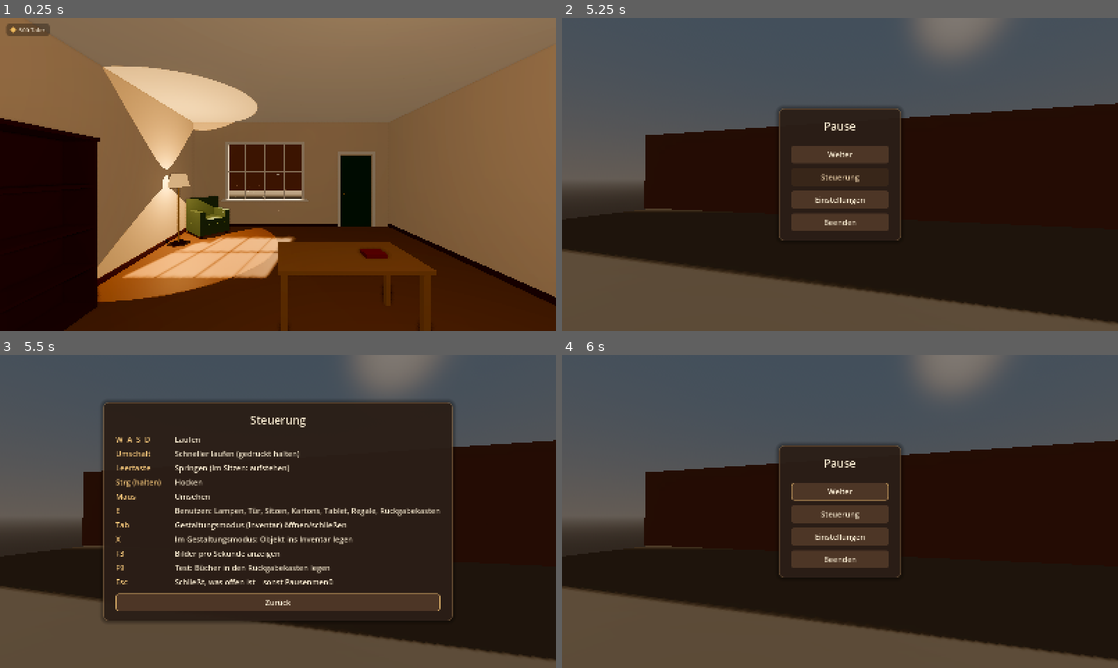
Above: before the commit, frames 1-4 (two rows, left to right).
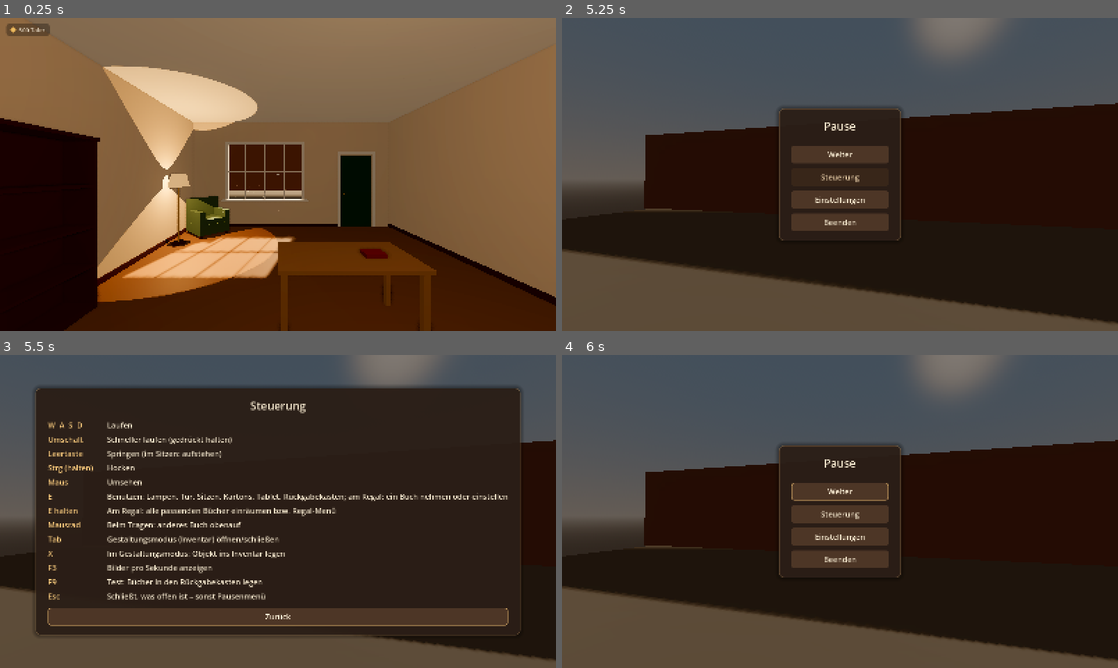
Above: after the commit, the same moments.

Repository: muschel99/Buecherei-Game
Game: Godot game, scene res://scenes/main.tscn
Two runs of this game, one before a commit and one after it. Both use one fixed random seed, a clock stepped at 60 frames per second and the inputs below.
Inputs (mouse positions are in pixels of both pictures, inside the frame that each line leads up to):
- Up to frame 1 (0.25 s): no input
- Up to frame 2 (5.25 s): tap Enter at 0.5 s; move the mouse to (867, 174) at 0.52 s; hold Mouse wheel down (book_next) 0.53-1.28 s; hold W (move_forward) 0.53-5.03 s; tap Space (jump) at 0.77, 1.52, 3.02, 3.77, 4.52 s; move the mouse to (812, 174) at 1.27 s; tap Mouse wheel up (book_previous) at 1.35 s; move the mouse to (851, 168) at 2.02 s; hold X (build_delete) 2.03-2.78 s; move the mouse to (834, 180) at 2.77 s; tap Shift (build_paint_all) at 2.85 s; move the mouse to (878, 177) at 3.52 s; press the mouse at (878, 177) at 3.53 s; right-click (878, 177) at 4.15 s; move the mouse to (795, 171) at 4.27 s; release the mouse at (795, 171) at 4.28 s; tap G (build_toggle_grid) at 4.35 s; tap Escape (pause) at 4.9 s; move the mouse to (867, 174) at 5.02 s; hold S (move_back) from 5.03 s (still down); hold Ctrl (crouch) from 5.03 s (still down); click (867, 174) at 5.17 s
- Up to frame 3 (5.5 s): keep holding S (move_back); keep holding Ctrl (crouch)
- Up to frame 4 (6 s): release S (move_back) at 5.75 s; release Ctrl (crouch) at 5.75 s; click "Zurück" at 5.75 s

Frames 1-2 are identical in both runs. In frame 3, 25% of the frame differs, in the area x 6-94%, y 10-90%; in frame 4, nothing differs.

Commit message:
Echte Bücher: Dokumentation (Roadmap, Spielidee, Arbeitsregeln, Asset-Anleitung)
- GAME_DESIGN: Bücher und Regale neu beschrieben (800 Titel, Cover, Sammlung,
  einzeln nehmen und einstellen, E tippen / E halten, Mausrad), Steuerungstabelle
- ROADMAP: neue Etappe 3b „Echte Bücher“ (fertig), Hinweise für Etappe 8
- CLAUDE.md: Projektstruktur und Konventionen (BookData, Book, BookArt, BookCover,
  E tippen/halten, Z-Fighting vermeiden)
- ASSET_GUIDE: Bücher ergänzen, alle 71 Motive, Schriften, neue Genre-Felder
- Pausenmenü: Tastenhilfe um „E halten“ und „Mausrad“ ergänzt

Co-Authored-By: Claude Opus 5.5 <noreply@anthropic.com>
Claude-Session: https://claude.ai/code/session_019h7HXfFS3pVv47U8YJjpyf

Diff:
--- a/scenes/ui/pause_menu.tscn
+++ b/scenes/ui/pause_menu.tscn
@@ -114,7 +114,21 @@
 text = "E"
 
 [node name="Action3" type="Label" parent="ControlsPanel/VBox/KeyGrid"]
-text = "Benutzen: Lampen, Tür, Sitzen, Kartons, Tablet, Regale, Rückgabekasten"
+text = "Benutzen: Lampen, Tür, Sitzen, Kartons, Tablet, Rückgabekasten; am Regal: ein Buch nehmen oder einstellen"
+
+[node name="KeyHold" type="Label" parent="ControlsPanel/VBox/KeyGrid"]
+theme_override_colors/font_color = Color(0.96, 0.78, 0.48, 1)
+text = "E halten"
+
+[node name="ActionHold" type="Label" parent="ControlsPanel/VBox/KeyGrid"]
+text = "Am Regal: alle passenden Bücher einräumen bzw. Regal-Menü"
+
+[node name="KeyWheel" type="Label" parent="ControlsPanel/VBox/KeyGrid"]
+theme_override_colors/font_color = Color(0.96, 0.78, 0.48, 1)
+text = "Mausrad"
+
+[node name="ActionWheel" type="Label" parent="ControlsPanel/VBox/KeyGrid"]
+text = "Beim Tragen: anderes Buch obenauf"
 
 [node name="KeyBuild" type="Label" parent="ControlsPanel/VBox/KeyGrid"]
 theme_override_colors/font_color = Color(0.96, 0.78, 0.48, 1)
Not shown, changed: CLAUDE.md
Not shown, changed: docs/ASSET_GUIDE.md
Not shown, changed: docs/GAME_DESIGN.md
Not shown, changed: docs/ROADMAP.md
